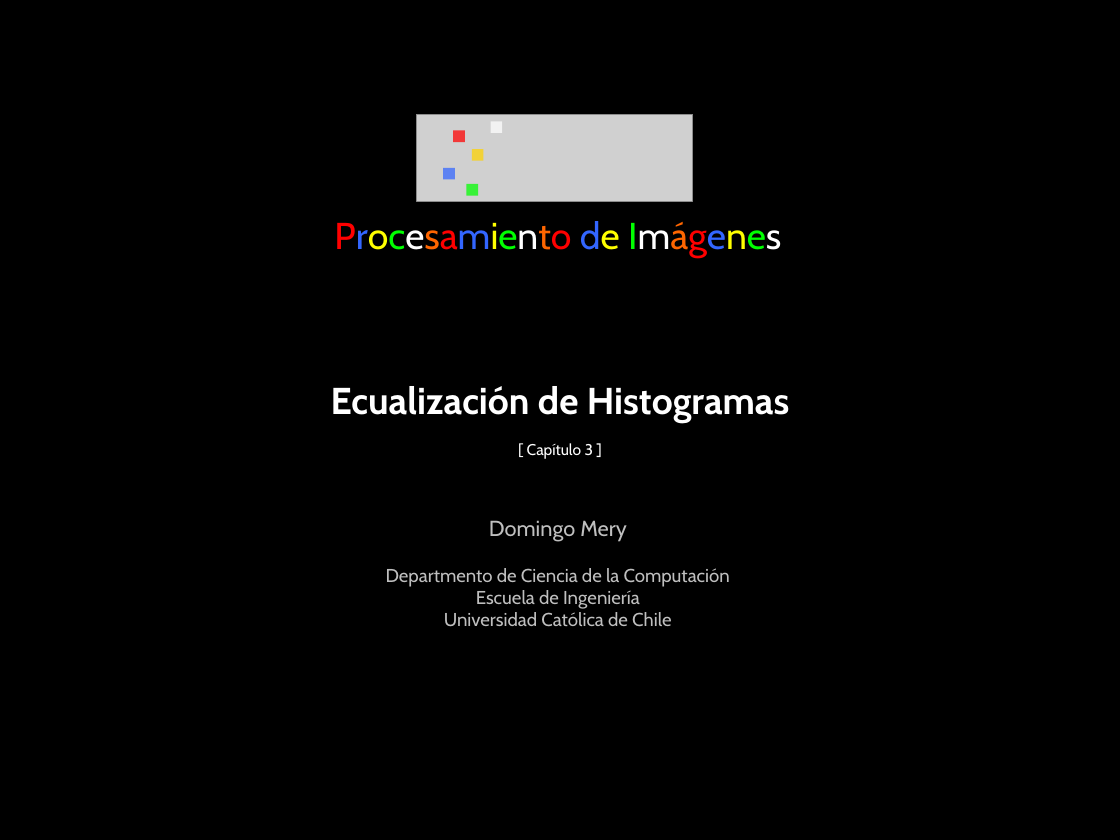
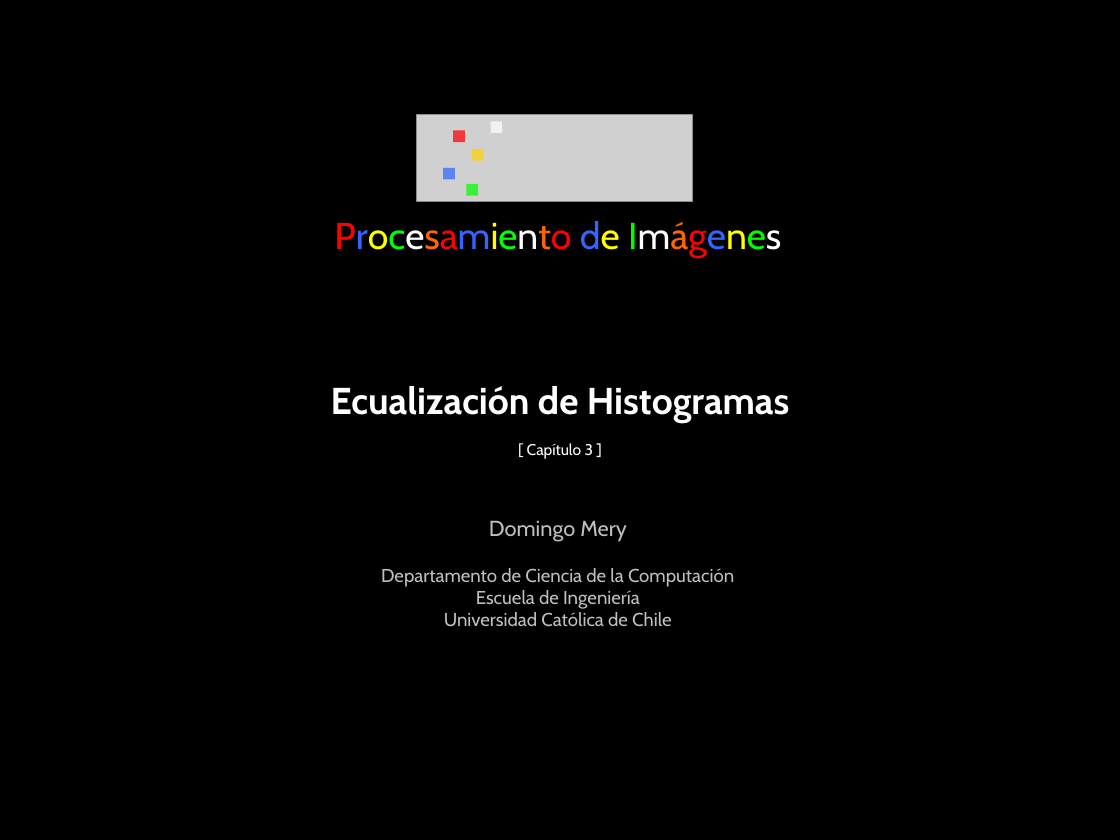
Before and after one commit to domingomery/imagenes, a slide deck: slide 1 of clases/Cap03_Mejoramiento_Espacio/presentations/IMG03_HistogramaEcualizacion.pptx. Drawn at 1120x840 pixels with LibreOffice and Linux fonts; fonts in the diff are those of the drawing; grey boxes stand for pictures. Boxes give left, top, right and bottom in pixels: in the first picture for what was removed or moved away, otherwise in the second. Text is boxed around its words. In the diff, an @@ line names an element or a change of style, - is before the commit and + after.

```diff
--- a/clases/Cap03_Mejoramiento_Espacio/presentations/IMG03_HistogramaEcualizacion.pptx
+++ b/clases/Cap03_Mejoramiento_Espacio/presentations/IMG03_HistogramaEcualizacion.pptx
@@ text at box(381, 568, 734, 587): text changed @@
-Departmento de Ciencia de la Computación
+Departamento de Ciencia de la Computación
```
Also in this commit, not shown: 13 other files.
